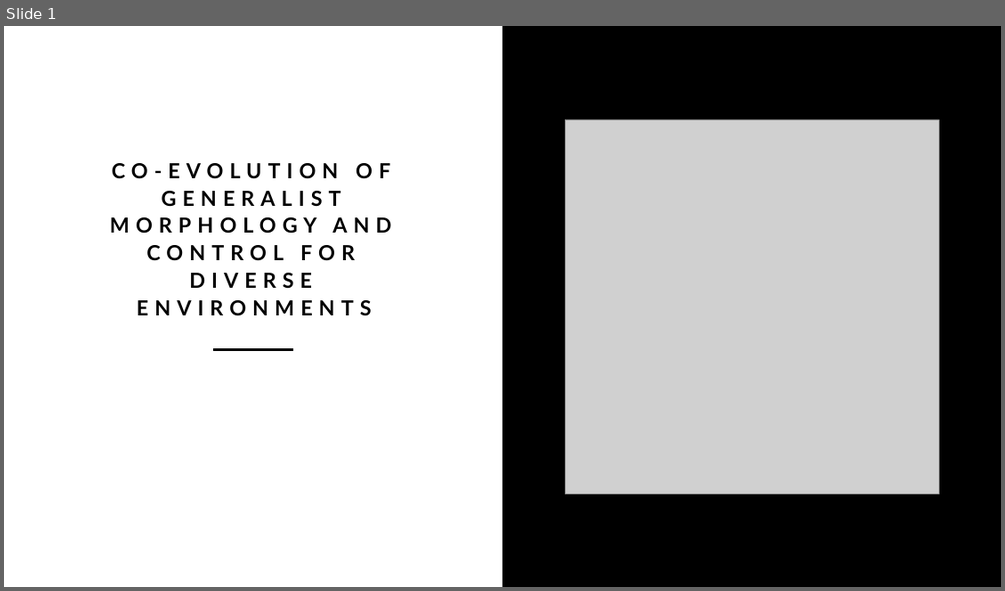
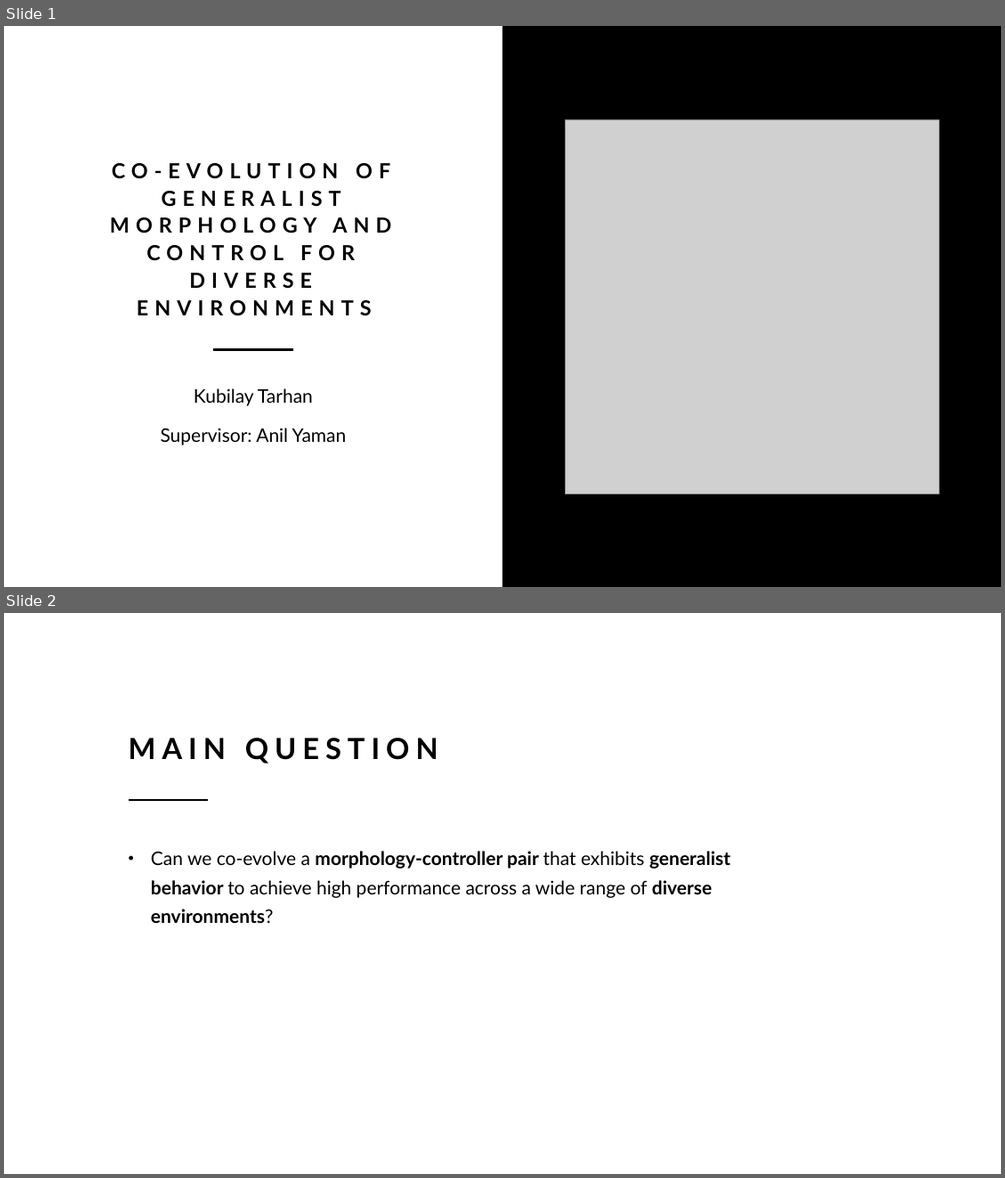
Before and after one commit to TarhanTech/evolving_generalists_morphology_and_controller, a slide deck: thesis_presentation.pptx. Shown one above the other, each under a label of ours: slide 1 before the commit, slides 1 and 2 after it. The pictures are 1005x591 and 1005x1178 pixels, drawn with LibreOffice and Linux fonts; fonts in the diff are those of the drawing; grey boxes stand for pictures. Boxes give left, top, right and bottom in pixels: in the first picture for what was removed or moved away, otherwise in the second. Text is boxed around its words. In the diff, an @@ line names an element or a change of style, - is before the commit and + after.

```diff
--- a/thesis_presentation.pptx
+++ b/thesis_presentation.pptx
@@ slide 2 added at (4, 613, 1001, 1174), background #FFFFFF @@
@@ title added at (129, 738, 438, 763), 28 pt, text #000000, bold @@
+MAIN QUESTION
@@ line added from (129, 800) to (208, 800), #000000 2.5 pt @@
@@ text added at (151, 851, 730, 923), 18 pt, text #000000 @@
+• Can we co-evolve a morphology-controller pair that exhibits generalist behavior to achieve high performance across a wide range of diverse environments?
@@ slide 1 changed as well @@
@@ subtitle added at (161, 388, 347, 445), 18 pt, text #000000 @@
+Kubilay Tarhan
+Supervisor: Anil Yaman
```
Also in this commit, not shown: 3 other slides added, 18 other files.
